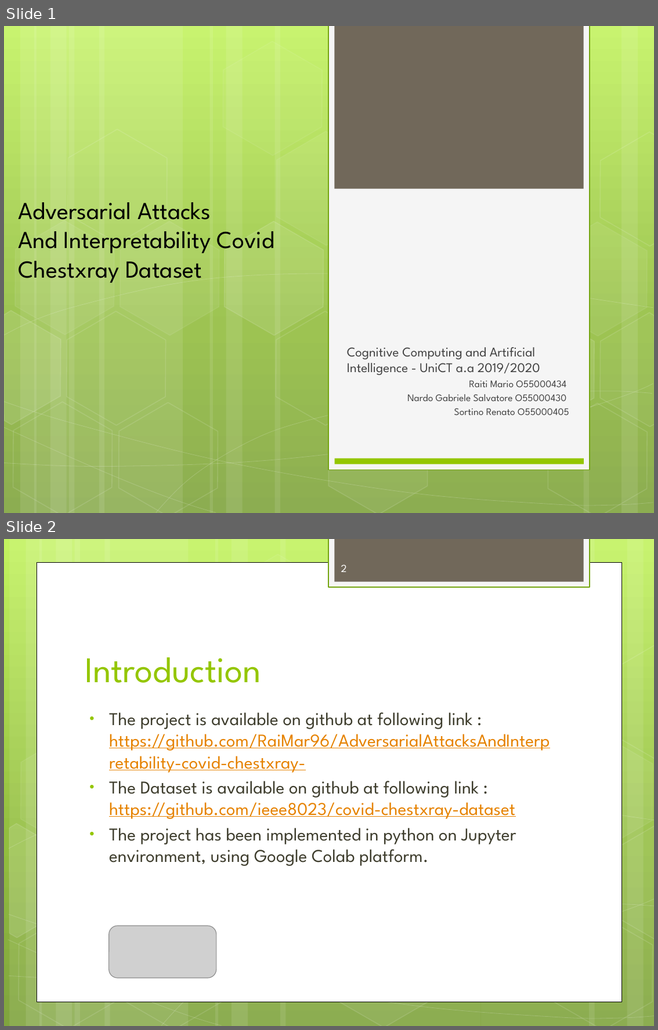
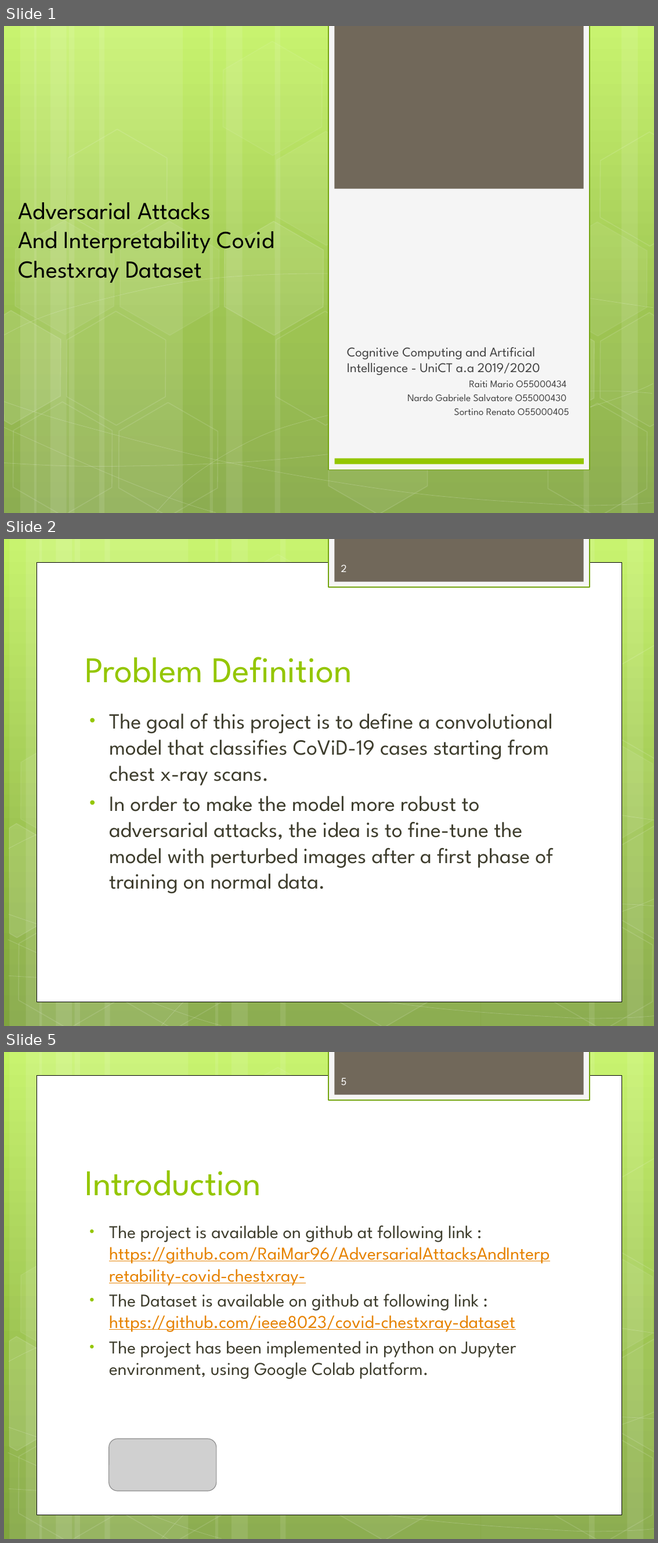
Before and after one commit to RaiMar96/AdversarialAttacksAndInterpretability-covid-chestxray-, a slide deck: docs/ProjectOverview.pptx. Shown one above the other, each under a label of ours: slides 1 and 2 before the commit, slides 1, 2 and 5 after it; the slides between them are not shown. The pictures are 658x1030 and 658x1543 pixels, drawn with LibreOffice and Linux fonts; fonts in the diff are those of the drawing; grey boxes stand for pictures. Boxes give left, top, right and bottom in pixels: in the first picture for what was removed or moved away, otherwise in the second. Text is boxed around its words. In the diff, an @@ line names an element or a change of style, - is before the commit and + after.

```diff
--- a/docs/ProjectOverview.pptx
+++ b/docs/ProjectOverview.pptx
@@ slide 2 added at box(4, 539, 654, 1026), background gradient #C3F35F to #93BF3F to #81A53E; not listed: 31 template elements that a slide beside it also shows @@
@@ page number added at box(341, 565, 347, 572), 12 pt, text #FEFEFE @@
+2
@@ title added at box(85, 657, 352, 683), 40 pt, text #94C600 @@
+Problem Definition
@@ text added at box(109, 714, 553, 893), 24 pt, text #3E3D2D @@
+• The goal of this project is to define a convolutional model that classifies CoViD-19 cases starting from chest x-ray scans.
+• In order to make the model more robust to adversarial attacks, the idea is to fine-tune the model with perturbed images after a first phase of training on normal data.
@@ what was slide 2 is now slide 5 @@
@@ page number at box(341, 1078, 347, 1085): text changed @@
-2
+5
```
Also in this commit, not shown: 6 slides changed, 8 other slides added, 3 slides removed, 2 other files.
